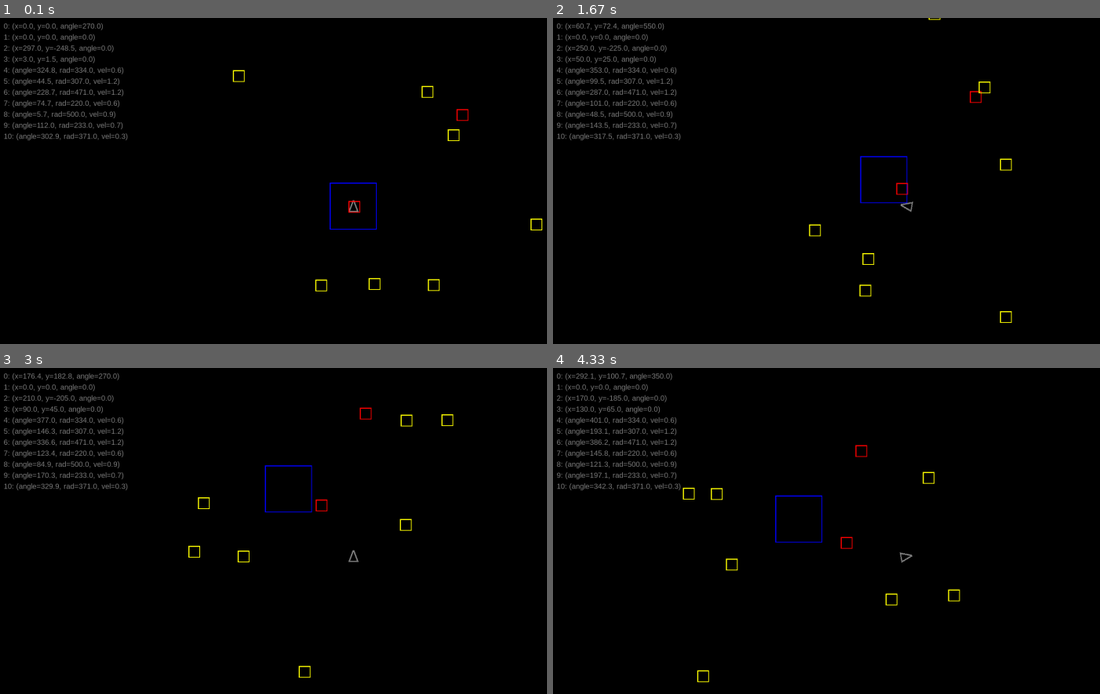
Above: before the commit, frames 1-4 (two rows, left to right).
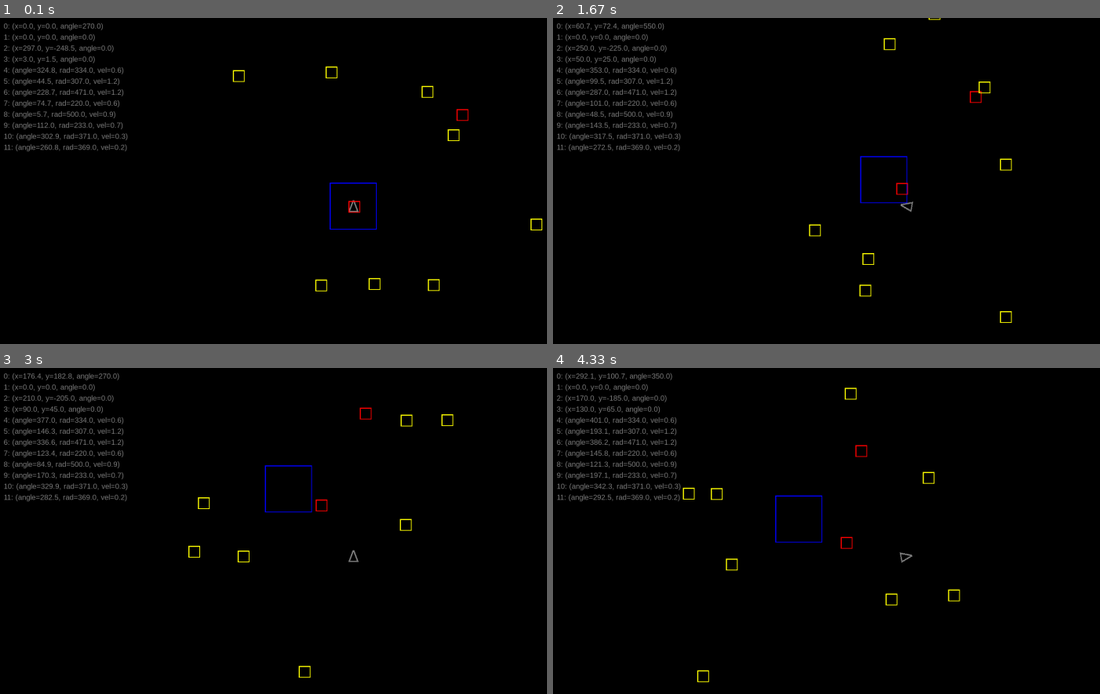
Above: after the commit, the same moments.

Repository: straylight77/arcade
Game: pygame game, started from pygame/miner2525.py
Two runs of this game, one before a commit and one after it. Both use one fixed random seed, a clock stepped at 60 frames per second and the inputs below.
Inputs:
- Up to frame 1 (0.1 s): no input
- Up to frame 2 (1.67 s): hold Right 0.33-0.8 s; hold Up 0.83-1.13 s; hold Right 1.17-1.63 s
- Up to frame 3 (3 s): hold Left 1.67-2.2 s; hold Left 2.23-2.63 s; hold Up from 2.67 s (still down)
- Up to frame 4 (4.33 s): release Up at 3.03 s; hold Right 3.07-3.7 s; hold Left 3.73-4.2 s; hold Right from 4.23 s (still down)

The runs differ from the first frame. In frame 1, 0.2% of the frame differs, in the area x 0-62%, y 14-41%; in frame 2, 0.2%; in frame 3, 0.2%; in frame 4, 0.2%, in the area x 0-56%, y 6-41%.

Commit message:
Minor code cleanups.  Consolidated the groups of asteroid sprites.

Diff:
--- a/pygame/miner2525.py
+++ b/pygame/miner2525.py
@@ -6,8 +6,6 @@
 FPS = 30
 #MAX_X, MAX_Y = 1024, 768
 MAX_X, MAX_Y = 1920, 1024
-
-
 
 WHITE     = (255, 255, 255)
 GRAY      = (128, 128, 128)
@@ -21,7 +19,7 @@
 VIOLET    = (255,   0, 255)
 BGCOLOR = BLACK
 
-#---- class: GameObject --------------------------------------------------
+#-----------------------------------------------------------------------------
 class GameObject(pygame.sprite.Sprite):
     """
     Base class containing logic for objects in the game. Implements the physics
@@ -65,7 +63,7 @@
         self.rect.center = (x, y)
 
 
-#---- class: Player --------------------------------------------------------
+#-----------------------------------------------------------------------------
 class Player(GameObject):
 
     def __init__(self, pos=(0,0)):
@@ -98,7 +96,7 @@
         self.rect.center = [ MAX_X/2, MAX_Y/2 ]
 
 
-#---- class: Asteroid --------------------------------------------------------
+#-----------------------------------------------------------------------------
 class Asteroid(GameObject):
 
     def __init__(self, pos=(0,0), vel=(0,0)):
@@ -113,7 +111,7 @@
         self.prep_for_draw(coords)
 
 
-#---- class: Station --------------------------------------------------------
+#-----------------------------------------------------------------------------
 class Station(GameObject):
 
     def __init__(self, pos=(0,0)):
@@ -128,10 +126,10 @@
         self.prep_for_draw(coords)
 
 
-#-------------------------------------------------------------------------
+#-----------------------------------------------------------------------------
 class PolarObject(GameObject):
     """Extension of the base GameObject to use polar coordinates."""
-
+    #TODO add a center position (pos) and refactor into GameObject.
     def __init__(self, angle=0, radius=100, vel=1):
         super().__init__(self)
         self.angle = angle
@@ -150,7 +148,7 @@
         return (x, y)
 
 
-#-------------------------------------------------------------------------
+#-----------------------------------------------------------------------------
 class PolarAsteroid(PolarObject):
 
     def __init__(self, angle=0, radius=100, vel=1):
@@ -219,8 +217,7 @@
     commands = {'quit': False, 'left': 0, 'right': 0, 'thrust': 0, 'fire': 0}
 
     DISPLAY, CLOCK = init(MAX_X, MAX_Y)
-    FONT1 = pygame.font.SysFont('arial', 20)
-    FONT2 = pygame.font.SysFont('courier', 15)
+    FONT = pygame.font.SysFont('arial', 20)
 
     player = Player()
     allsprites = pygame.sprite.Group(player)
@@ -231,17 +228,15 @@
     asteroids = pygame.sprite.Group()
     asteroids.add( Asteroid(vel=(-1,0.5), pos=(300,-250)) )
     asteroids.add( Asteroid(vel=(1,0.5)) )
-    allsprites.add(asteroids)
-
-    asteroids2 = pygame.sprite.Group()
-    for n in range(1,8):
+
+    for n in range(8):
         a = random.randint(0, 360)
         r = random.randint(200, 500)
         v = random.randint(25, 150) / 100.0
         p = PolarAsteroid(angle=a, radius=r, vel=v)
-        asteroids2.add(p)
-
-    allsprites.add(asteroids2)
+        asteroids.add(p)
+
+    allsprites.add(asteroids)
 
     #main game loop
     while True:
@@ -254,7 +249,6 @@
         player.update(commands)
         asteroids.update(player.pos)
         station.update(player.pos)
-        asteroids2.update(player.pos)
 
         # draw main screen
         DISPLAY.fill(BGCOLOR)
@@ -262,7 +256,7 @@
 
         i = 0
         for s in allsprites.sprites():
-            msg_disp = FONT1.render(f"{i}: {s}", True, GRAY, BLACK)
+            msg_disp = FONT.render(f"{i}: {s}", True, GRAY, BLACK)
             DISPLAY.blit(msg_disp, (10, 10+i*30))
             i += 1
 
